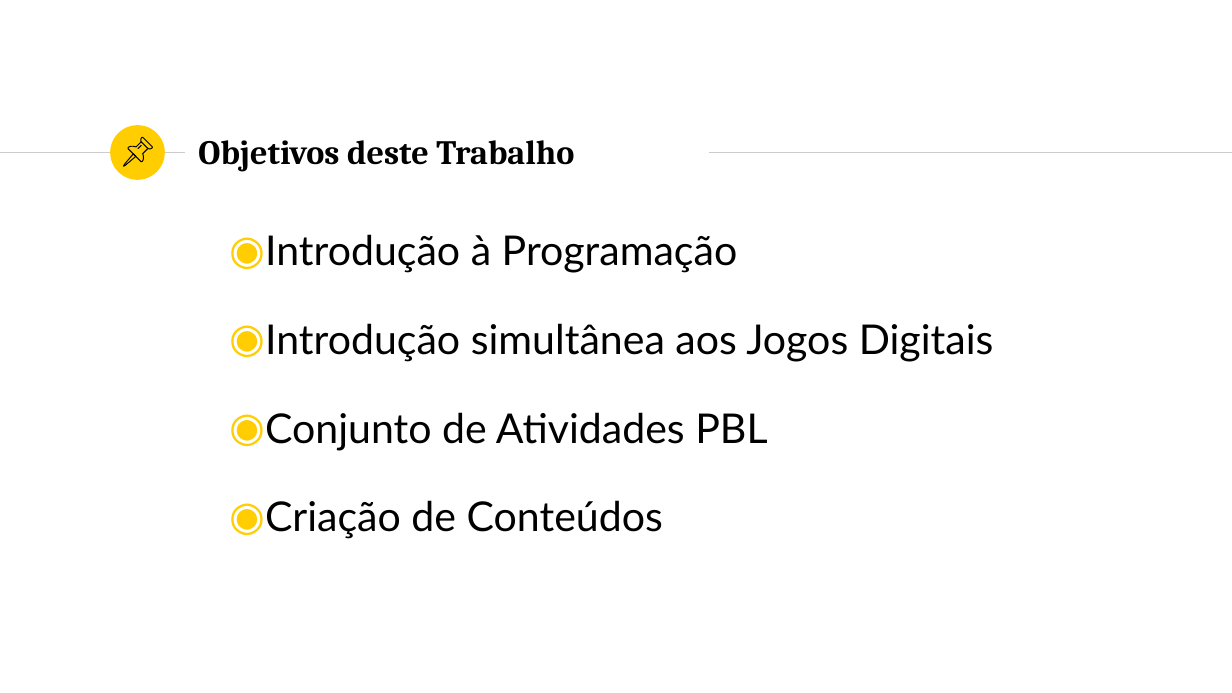
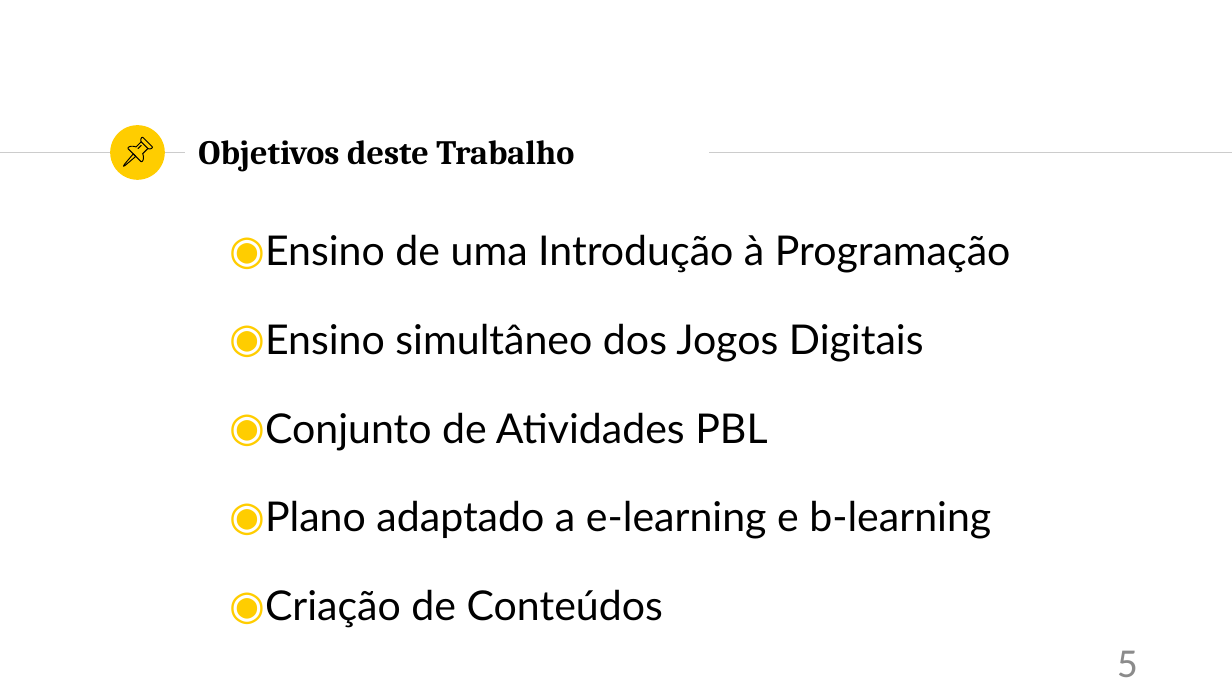
Before and after one commit to LuisEduardoReis/DISS_games, a slide deck: slide 5 of apresentacao/apresentacao.pptx. Drawn at 1232x693 pixels with LibreOffice and Linux fonts; fonts in the diff are those of the drawing. Boxes give left, top, right and bottom in pixels: in the first picture for what was removed or moved away, otherwise in the second. Text is boxed around its words. In the diff, an @@ line names an element or a change of style, - is before the commit and + after.

```diff
--- a/apresentacao/apresentacao.pptx
+++ b/apresentacao/apresentacao.pptx
@@ text at box(265, 234, 1011, 362): text changed @@
-◉ Introdução à Programação
-◉ Introdução simultânea aos Jogos Digitais
+◉ Ensino de uma Introdução à Programação
+◉ Ensino simultâneo dos Jogos Digitais
@@ text at box(265, 500, 991, 539): paragraph added @@
+◉ Plano adaptado a e-learning e b-learning
@@ page number added at box(1117, 650, 1138, 677), 32 pt, text #8C8C8C @@
+5
```
Also in this commit, not shown: 30 other slides changed, 3 slides added, 1 other file.
